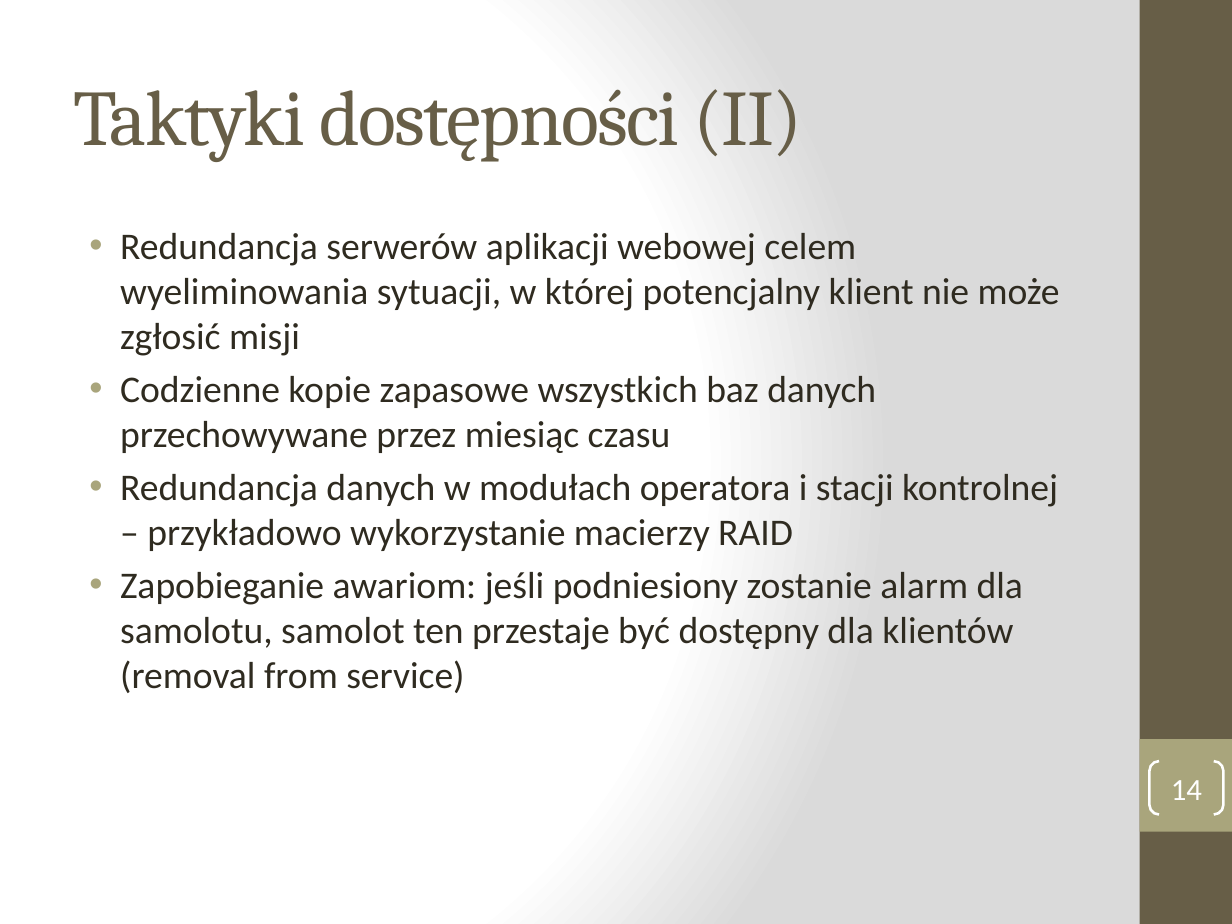
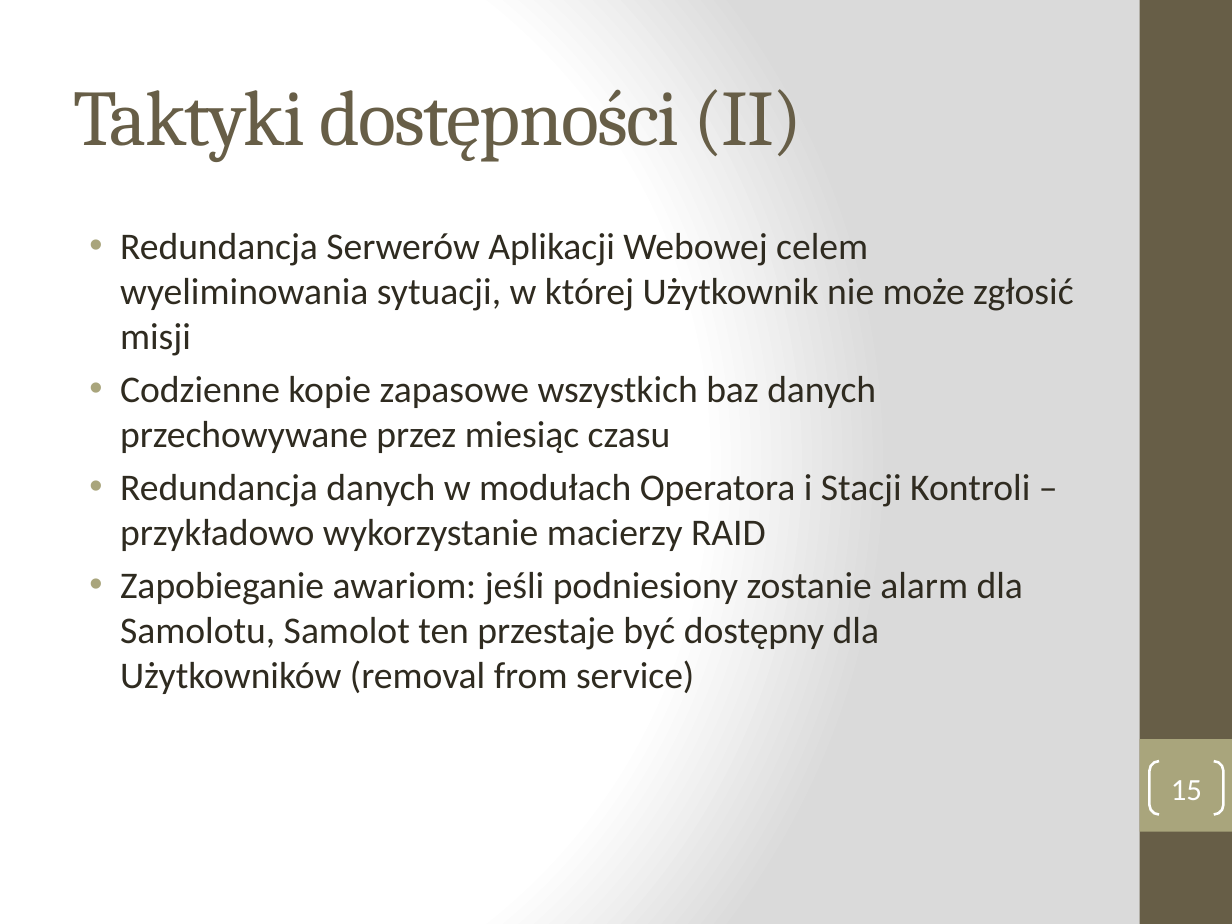
Before and after one commit to manisero/SemesterX, a slide deck: slide 15 of AIS/projekt/etap1/etap1.pptx (slide 14 before the commit). Drawn at 1232x924 pixels with LibreOffice and Linux fonts; fonts in the diff are those of the drawing. Boxes give left, top, right and bottom in pixels: in the first picture for what was removed or moved away, otherwise in the second. Text is boxed around its words. In the diff, an @@ line names an element or a change of style, - is before the commit and + after.

```diff
--- a/AIS/projekt/etap1/etap1.pptx
+++ b/AIS/projekt/etap1/etap1.pptx
@@ text at (120,233,1073,356): text changed @@
-• Redundancja serwerów aplikacji webowej celem wyeliminowania sytuacji, w której potencjalny klient nie może zgłosić misji
+• Redundancja Serwerów Aplikacji Webowej celem wyeliminowania sytuacji, w której Użytkownik nie może zgłosić misji
@@ text at (120,474,1030,694): text changed @@
-• Redundancja danych w modułach operatora i stacji kontrolnej – przykładowo wykorzystanie macierzy RAID
-• Zapobieganie awariom: jeśli podniesiony zostanie alarm dla samolotu, samolot ten przestaje być dostępny dla klientów (removal from service)
+• Redundancja danych w modułach Operatora i Stacji Kontroli – przykładowo wykorzystanie macierzy RAID
+• Zapobieganie awariom: jeśli podniesiony zostanie alarm dla Samolotu, Samolot ten przestaje być dostępny dla Użytkowników (removal from service)
@@ page number at (1171,780,1202,800): text changed @@
-14
+15
```
Also in this commit, not shown: 7 other slides changed, 1 slide added.
